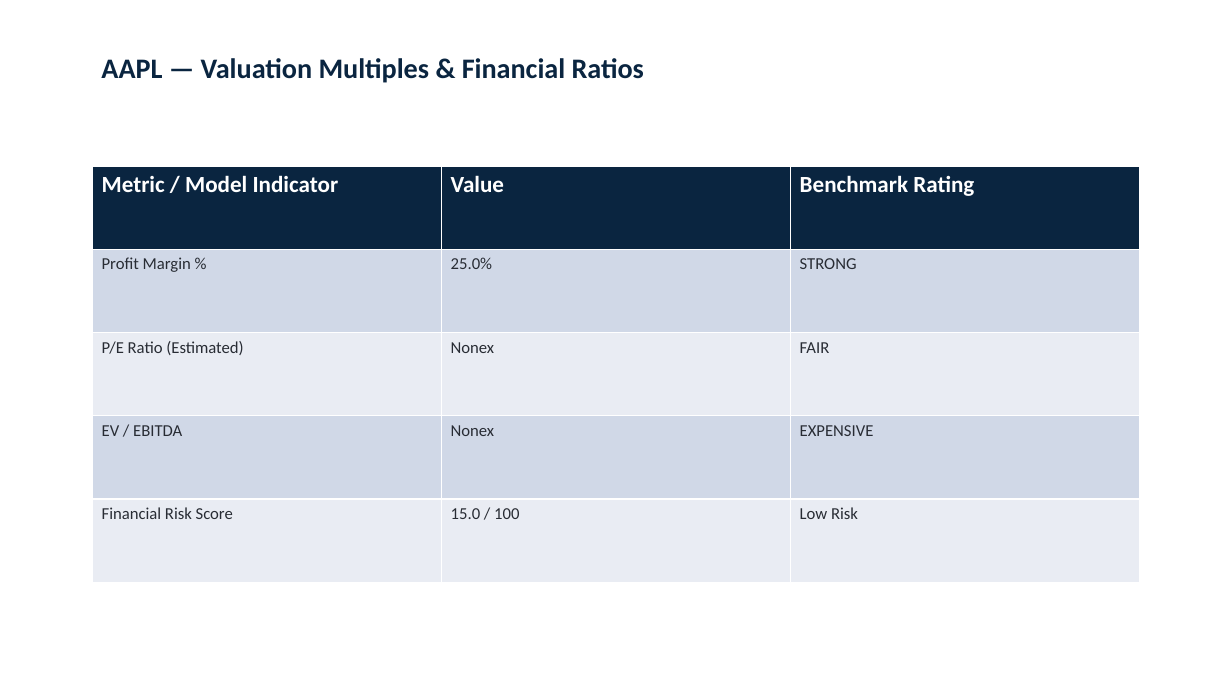
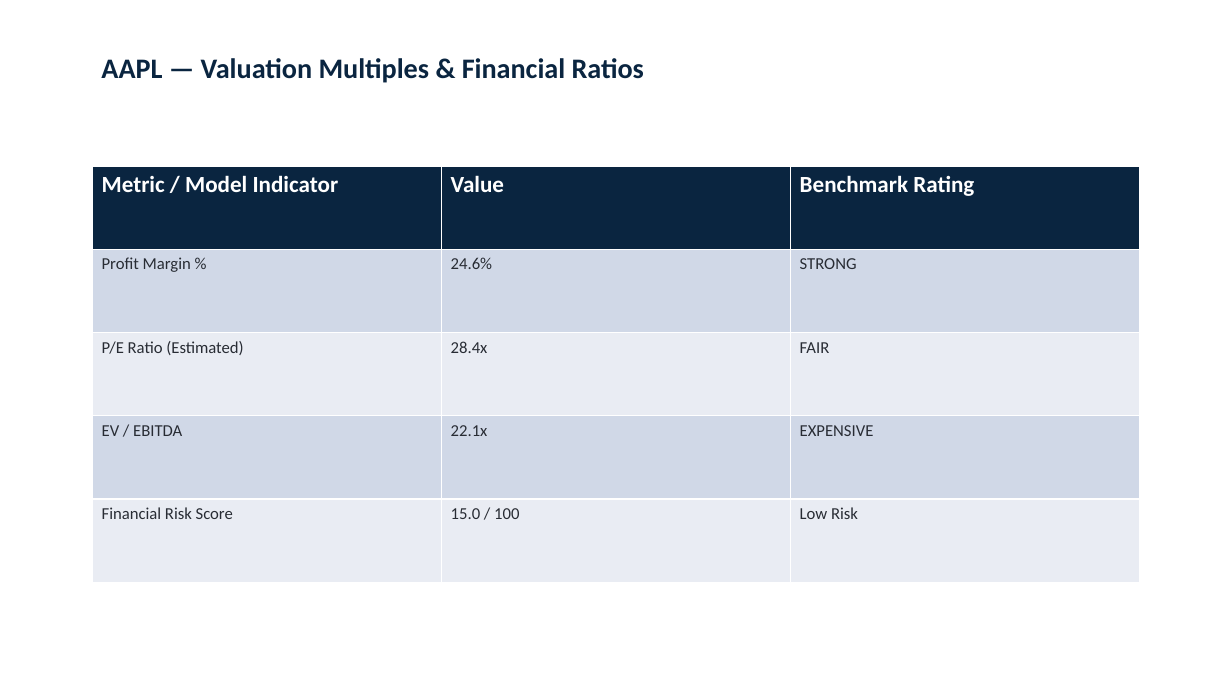
Before and after one commit to rhythem27/Aether, a slide deck: slide 3 of exports/pitchbooks/AAPL_Institutional_Pitchbook.pptx. Drawn at 1232x693 pixels with LibreOffice and Linux fonts; fonts in the diff are those of the drawing. Boxes give left, top, right and bottom in pixels: in the first picture for what was removed or moved away, otherwise in the second. Text is boxed around its words. In the diff, an @@ line names an element or a change of style, - is before the commit and + after.

```diff
--- a/exports/pitchbooks/AAPL_Institutional_Pitchbook.pptx
+++ b/exports/pitchbooks/AAPL_Institutional_Pitchbook.pptx
@@ table at (92,166,1141,582) @@
-row 2, column 2: 25.0%
+row 2, column 2: 24.6%
-row 3, column 2: Nonex
+row 3, column 2: 28.4x
-row 4, column 2: Nonex
+row 4, column 2: 22.1x
```
Also in this commit, not shown: 4 other slides changed, 10 other files.
